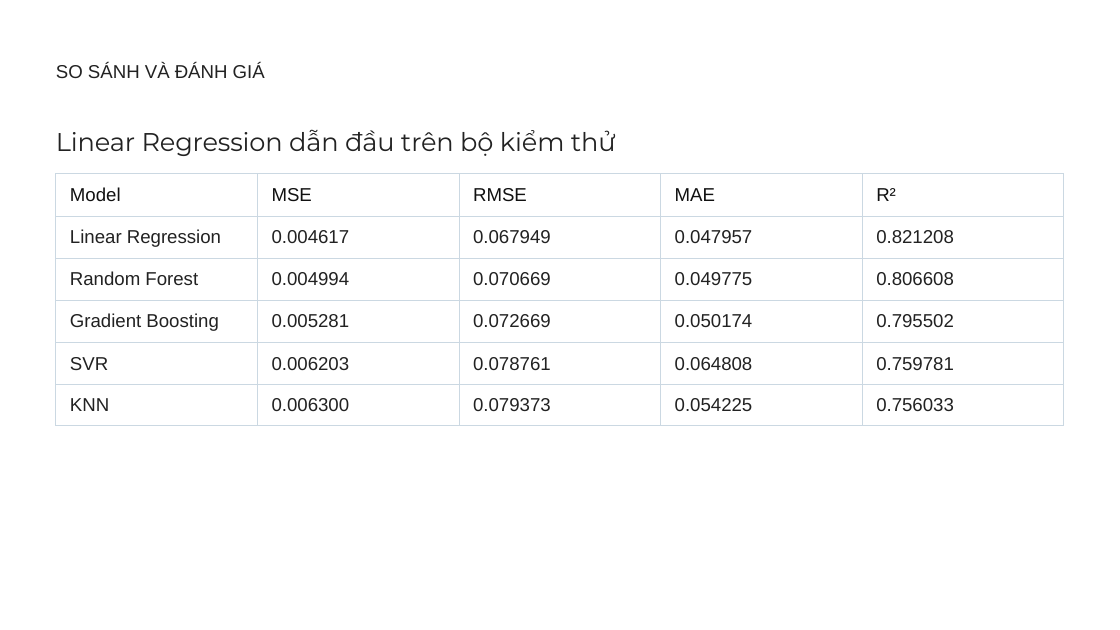
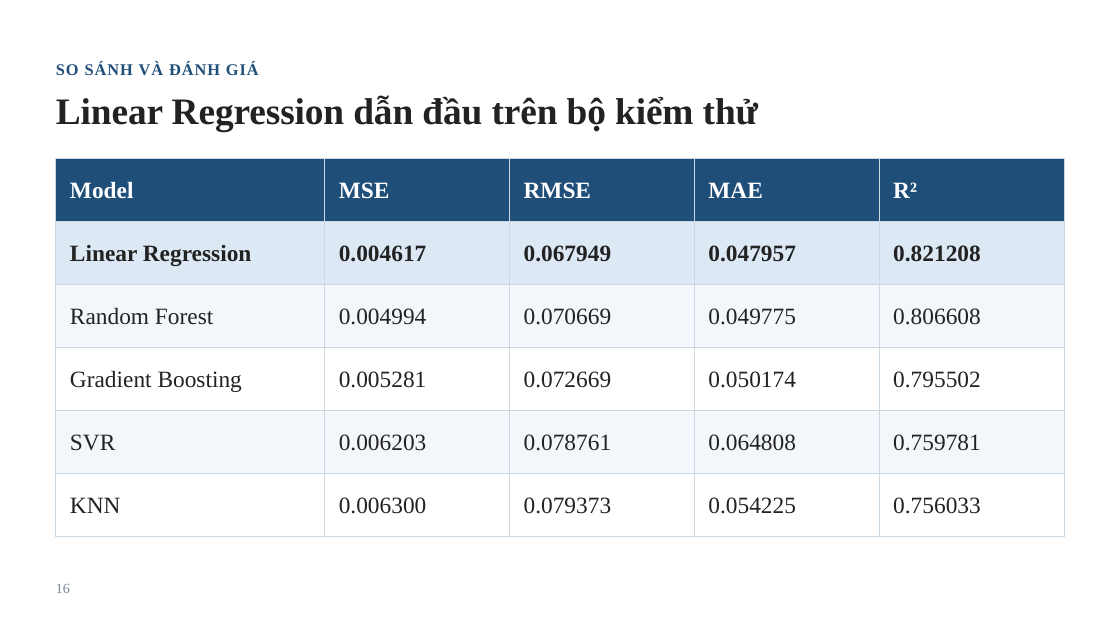
Before and after one commit to hiudz377/02_10123298_10123135_DuDoanKhaNangTrungTuyenSauDaiHoc, a slide deck: slide 16 of docs/slide.pptx. Drawn at 1120x630 pixels with LibreOffice and Linux fonts; fonts in the diff are those of the drawing; background and template pictures are left out. Boxes give left, top, right and bottom in pixels: in the first picture for what was removed or moved away, otherwise in the second. Text is boxed around its words. In the diff, an @@ line names an element or a change of style, - is before the commit and + after.

```diff
--- a/docs/slide.pptx
+++ b/docs/slide.pptx
@@ text "SO SÁNH VÀ ĐÁNH GIÁ" at <box>56,62,259,76</box>: size 16 to 14 pt, font Arial to Times New Roman, text colour #222222 to #1F4E79, letter spacing 0 to 0.8 pt, bold on @@
@@ text "Linear Regression dẫn đầu trên ...": place and size @@
-text "Linear Regression dẫn đầu trên ..." at <box>56,129,616,156</box>
+text "Linear Regression dẫn đầu trên ..." at <box>56,96,758,132</box>
@@ text "Linear Regression dẫn đầu trên ..." at <box>56,96,758,132</box>: size 22 to 32 pt, font Montserrat to Times New Roman, bold on @@
@@ table at <box>56,159,1065,537</box> @@
@@ fill none to #1F4E79 in row 1 @@
@@ fill none to #DCE9F5 in row 2 @@
@@ fill none to #F3F7FB in 10 cells @@
@@ size 16 to 20 pt, font Arial to Times New Roman @@
@@ text colour #111111 to #FFFFFF in "Model", "MSE", "RMSE", "MAE" and 1 more places @@
@@ bold on in "Model", "MSE", "RMSE", "MAE" and 6 more places @@
@@ table: place and size @@
-table at <box>56,174,1065,426</box>
+table at <box>56,159,1065,537</box>
@@ page number added at <box>56,584,70,593</box>, 12 pt, text #7A8794 @@
+16
```
Also in this commit, not shown: 22 other slides changed.
